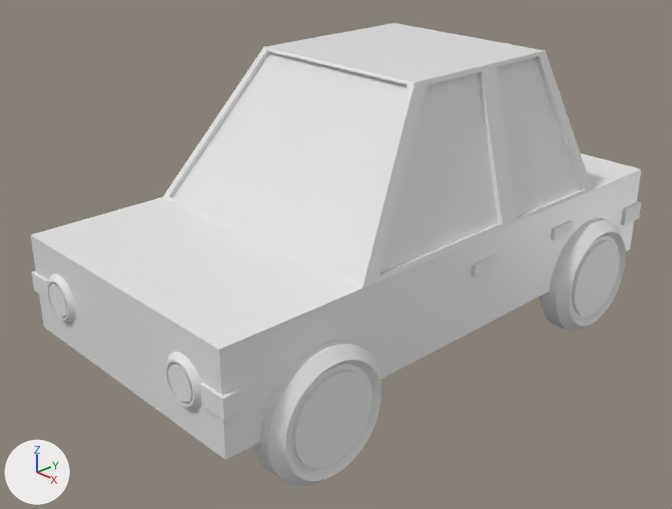
An edit to the Blender file Car1.blend, drawn before and after from the same camera.
Rendered twice from a camera (50 mm lens) standing at (6.5, -6.51, 3.99) and looking at (-0.04, -0.35, -0.04). Lighting does not change. The marker at lower left points along +X, +Y and +Z.

Objects in the first picture: 'Cube', '円', '円.001', '円.002', '立方体', '立方体.001', '立方体.002'.
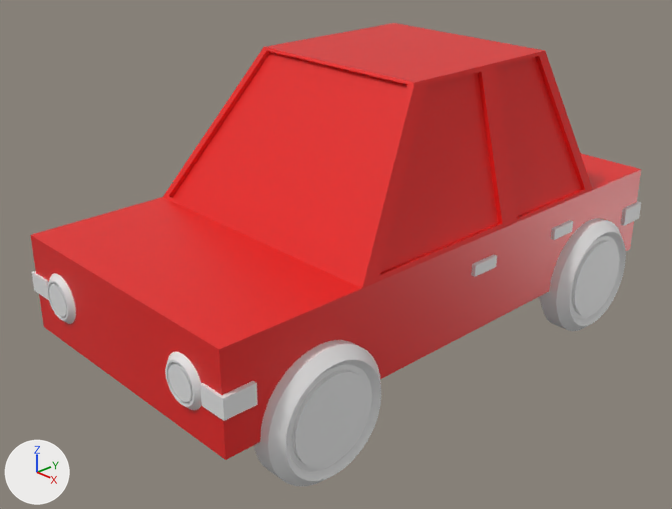
Where the change shows, as pixel boxes [x1, y1, x2, y2] in the pictures (672 x 509 px):
```json
{"object": "Cube", "change": "recoloured", "before": [31, 23, 641, 460], "after": [31, 23, 641, 460], "on screen": "white to red"}
{"object": "円", "change": "recoloured", "before": [254, 218, 626, 449], "after": [254, 218, 626, 449]}
{"object": "円.002", "change": "recoloured", "before": [47, 273, 202, 410], "after": [47, 273, 202, 410]}
{"object": "立方体", "change": "recoloured", "before": [32, 201, 640, 421], "after": [32, 201, 640, 421]}
{"object": "立方体.001", "change": "recoloured", "before": [471, 254, 497, 277], "after": [471, 254, 497, 277]}
{"object": "立方体.002", "change": "recoloured", "before": [551, 220, 573, 240], "after": [551, 220, 573, 240]}
```

The change, as JSON lines over the scene's bpy script:
```json
{"op": "set", "path": "mat_material.base_color", "old": "(0.8, 0.8, 0.8)", "new": "(0.8, 0.0135, 0.0114)", "note": "white #e7e7e7 -> red #e71f1c"}
```
